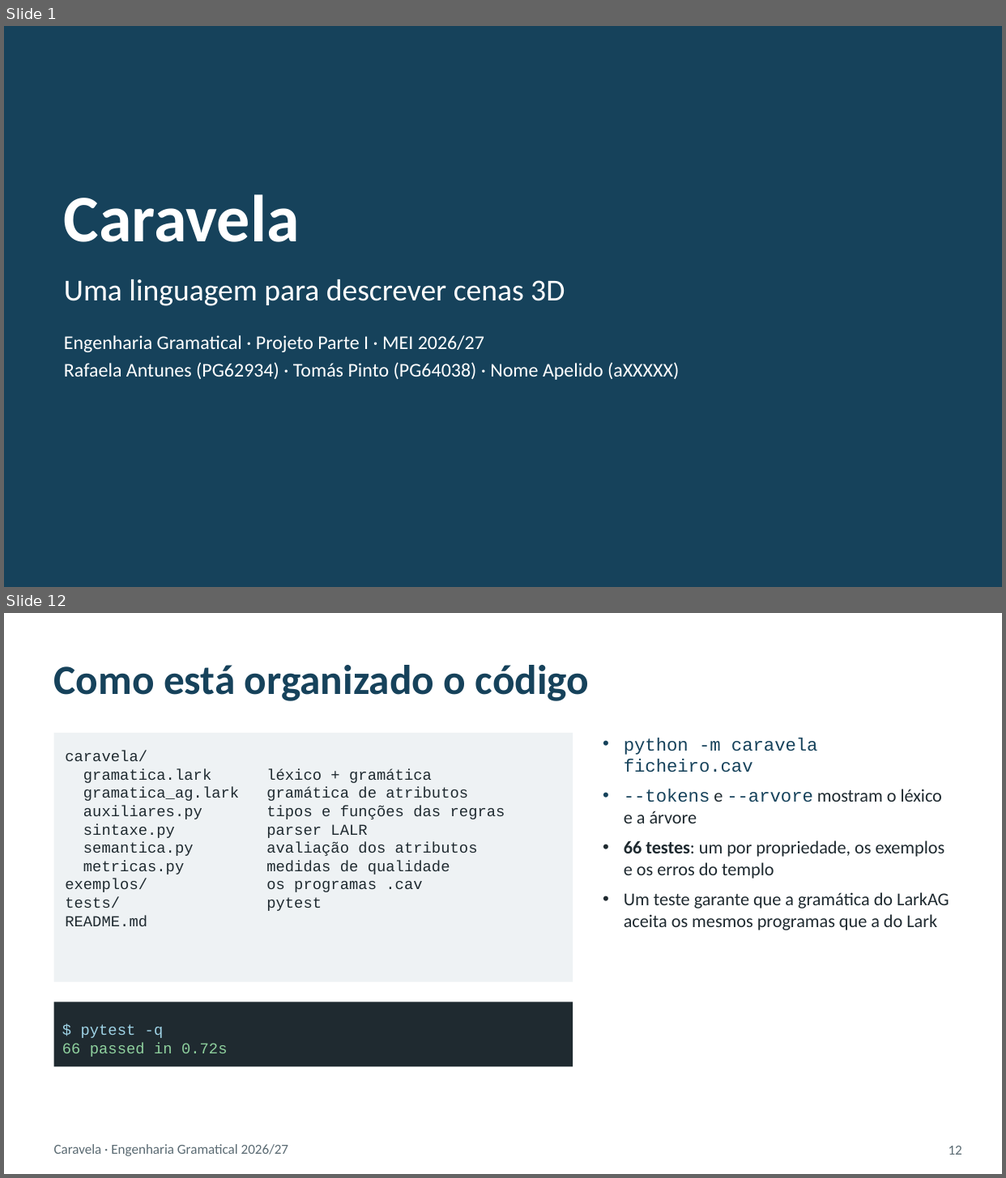
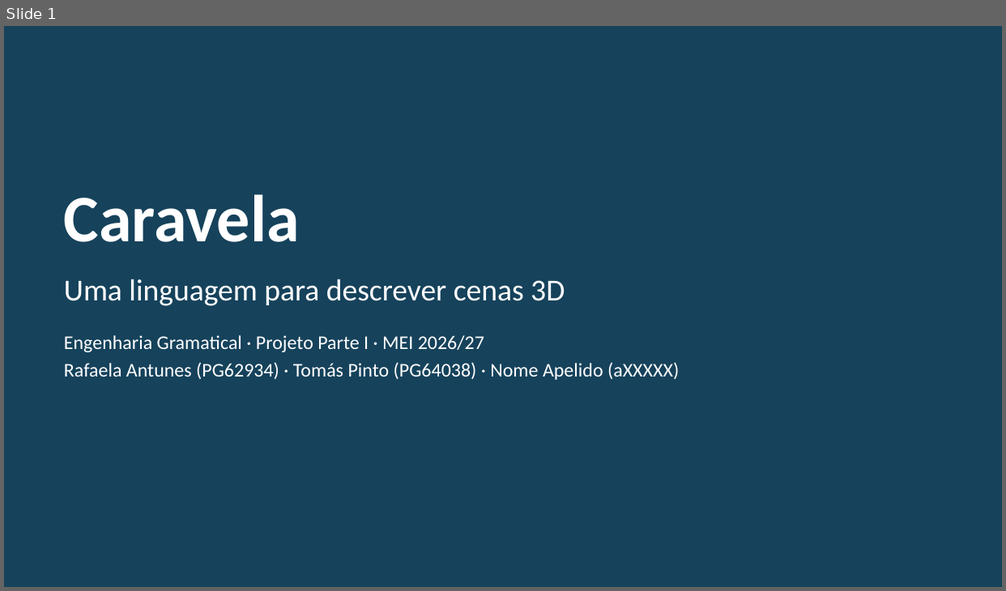
Before and after one commit to RafaelaAntunes17/trabalho_EG, a slide deck: Fase _I/Apresentacao_Caravela_v2.pptx. Shown one above the other, each under a label of ours: slides 1 and 12 before the commit, slide 1 after it; the slides between them are not shown. The pictures are 1006x1178 and 1006x591 pixels, drawn with LibreOffice and Linux fonts; fonts in the diff are those of the drawing. Boxes give left, top, right and bottom in pixels: in the first picture for what was removed or moved away, otherwise in the second. Text is boxed around its words. In the diff, an @@ line names an element or a change of style, - is before the commit and + after.

```diff
--- a/Fase _I/Apresentacao_Caravela_v2.pptx
+++ b/Fase _I/Apresentacao_Caravela_v2.pptx
@@ slide 12 removed at (4, 613, 1002, 1174), background #FFFFFF @@
@@ title removed at (54, 665, 589, 701) @@
-Como está organizado o código
@@ rectangle removed at (54, 733, 573, 982) @@
-caravela/
-gramatica.lark léxico + gramática
-gramatica_ag.lark gramática de atributos
-auxiliares.py tipos e funções das regras
-sintaxe.py parser LALR
-semantica.py avaliação dos atributos
-metricas.py medidas de qualidade
-exemplos/ os programas .cav
-tests/ pytest
-README.md
@@ text removed at (624, 738, 948, 931) @@
-• python -m caravela ficheiro.cav
-• --tokens e --arvore mostram o léxico e a árvore
-• 66 testes: um por propriedade, os exemplos e os erros do templo
-• Um teste garante que a gramática do LarkAG aceita os mesmos programas que a do Lark
@@ rectangle removed at (54, 1002, 573, 1067) @@
-$ pytest -q
-66 passed in 0.72s
@@ text removed at (54, 1144, 288, 1157) @@
-Caravela · Engenharia Gramatical 2026/27
@@ page number removed at (948, 1146, 962, 1155) @@
-12
```
Also in this commit, not shown: 12 slides changed, 5 slides added, 15 other files.
